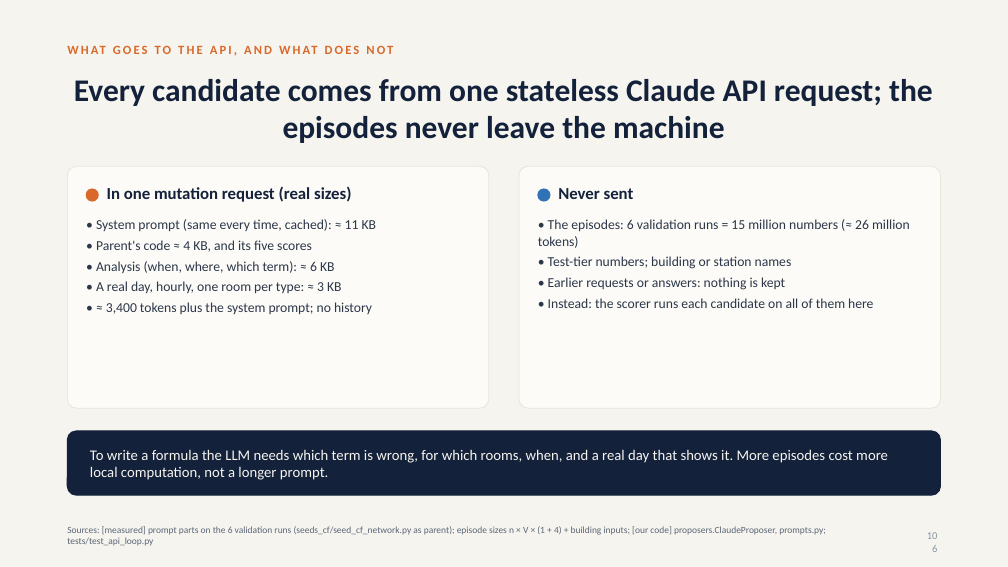
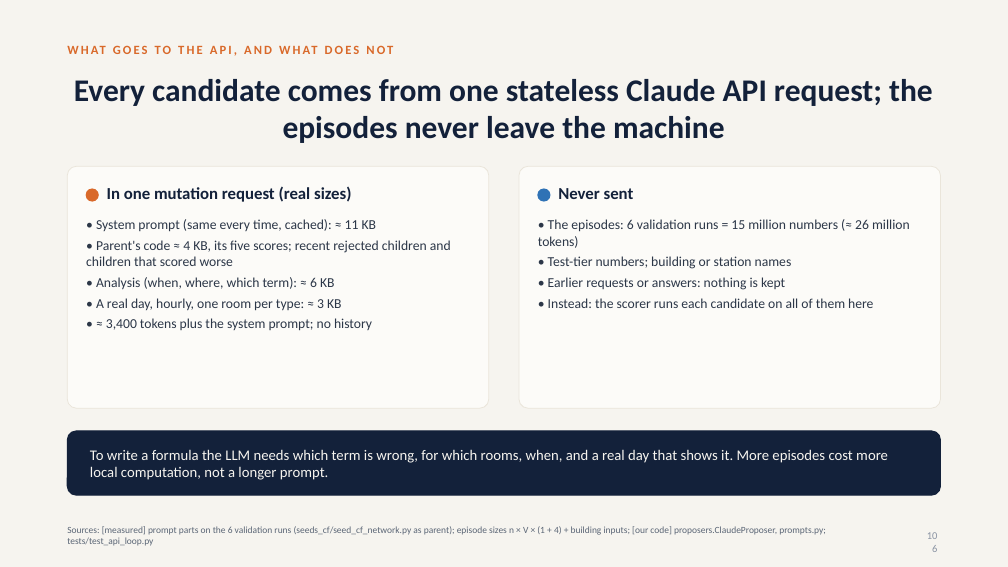
Before and after one commit to srivathsanb14/working-code, a slide deck: slide 106 of docs/One_Controller_for_Every_Building.pptx. Drawn at 1008x567 pixels with LibreOffice and Linux fonts; fonts in the diff are those of the drawing. Boxes give left, top, right and bottom in pixels: in the first picture for what was removed or moved away, otherwise in the second. Text is boxed around its words. In the diff, an @@ line names an element or a change of style, - is before the commit and + after.

```diff
--- a/docs/One_Controller_for_Every_Building.pptx
+++ b/docs/One_Controller_for_Every_Building.pptx
@@ text at bbox=[86, 240, 451, 266]: text changed @@
-• Parent's code ≈ 4 KB, and its five scores
+• Parent's code ≈ 4 KB, its five scores; recent rejected children and children that scored worse
```
Also in this commit, not shown: 8 other files.
